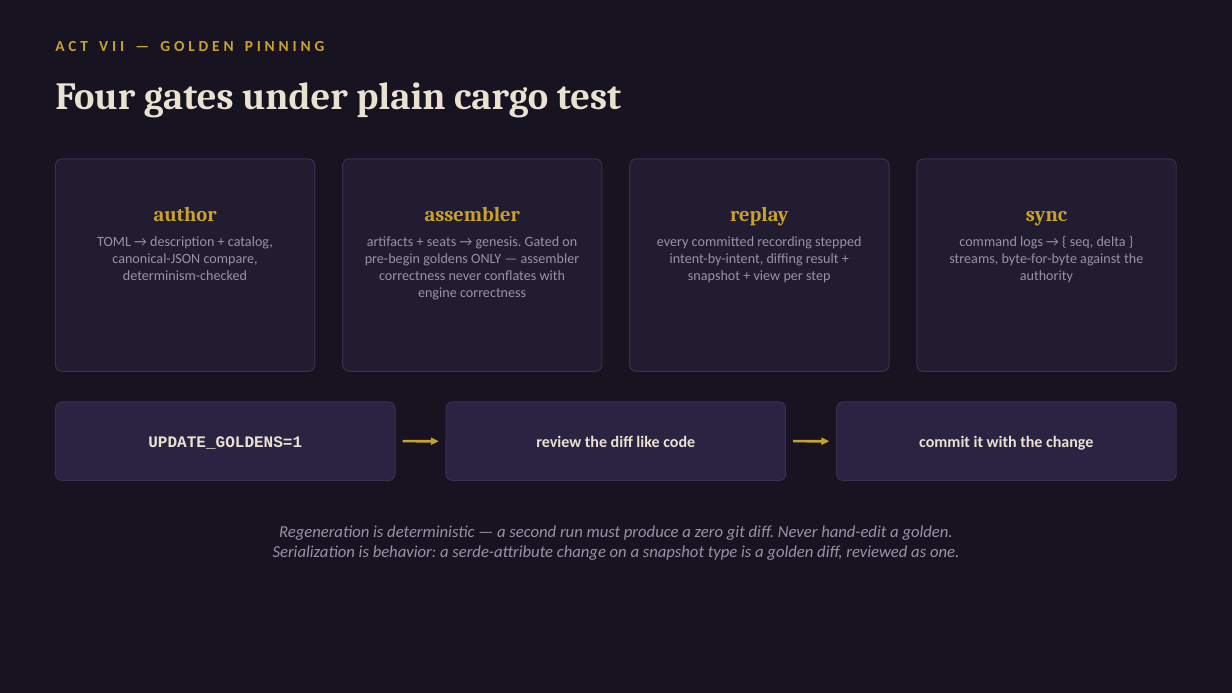
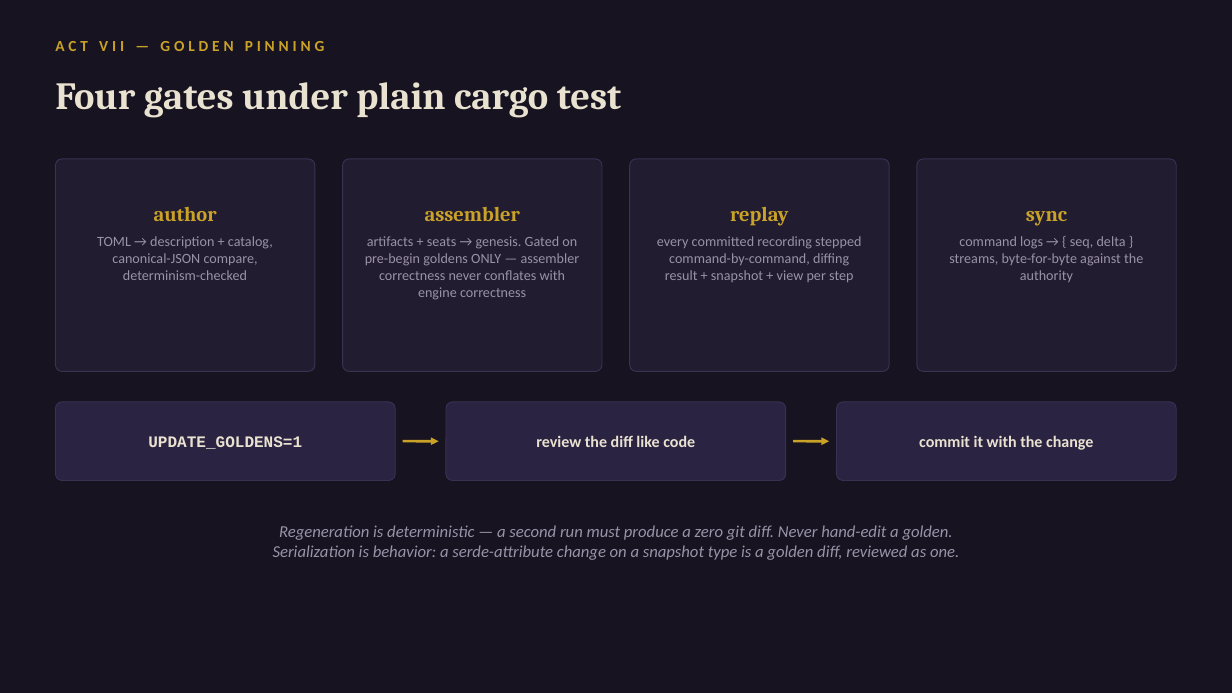
Before and after one commit to daniel0mullins/WickedWays, a slide deck: slide 18 of docs/talks/decks/04-deep-dive.pptx. Drawn at 1232x693 pixels with LibreOffice and Linux fonts; fonts in the diff are those of the drawing. Boxes give left, top, right and bottom in pixels: in the first picture for what was removed or moved away, otherwise in the second. Text is boxed around its words. In the diff, an @@ line names an element or a change of style, - is before the commit and + after.

```diff
--- a/docs/talks/decks/04-deep-dive.pptx
+++ b/docs/talks/decks/04-deep-dive.pptx
@@ text at (x1=657, y1=236, x2=861, y2=282): text changed @@
-every committed recording stepped intent-by-intent, diffing result + snapshot + view per step
+every committed recording stepped command-by-command, diffing result + snapshot + view per step
```
Also in this commit, not shown: 9 other slides changed, 7 other files.
